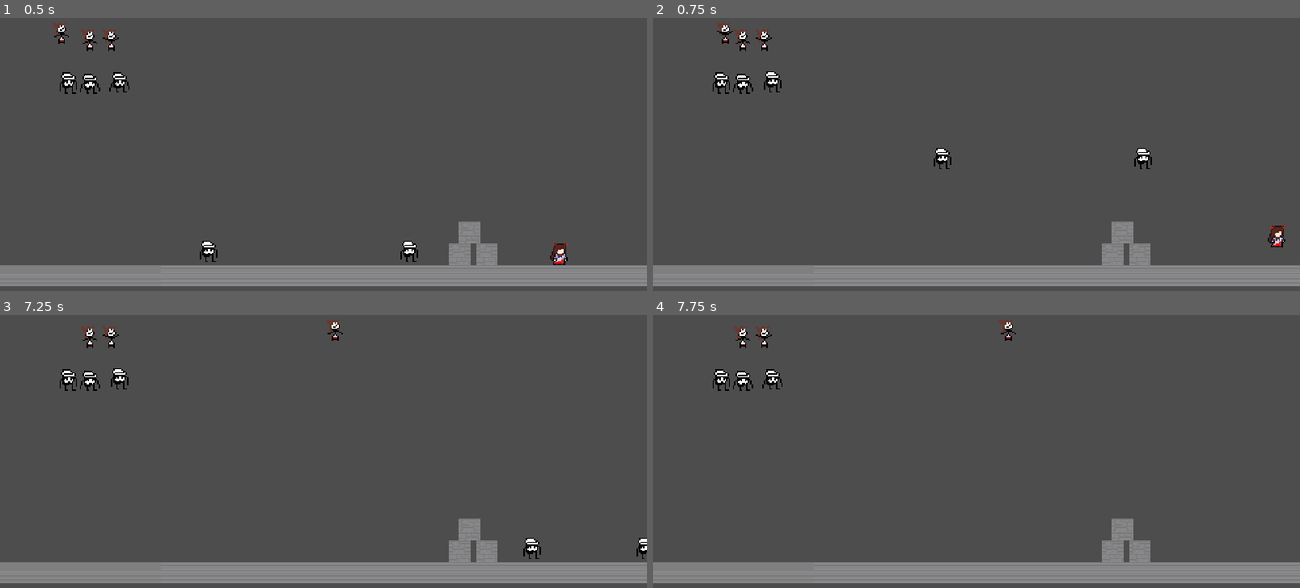
Above: before the commit, frames 1-4 (two rows, left to right).
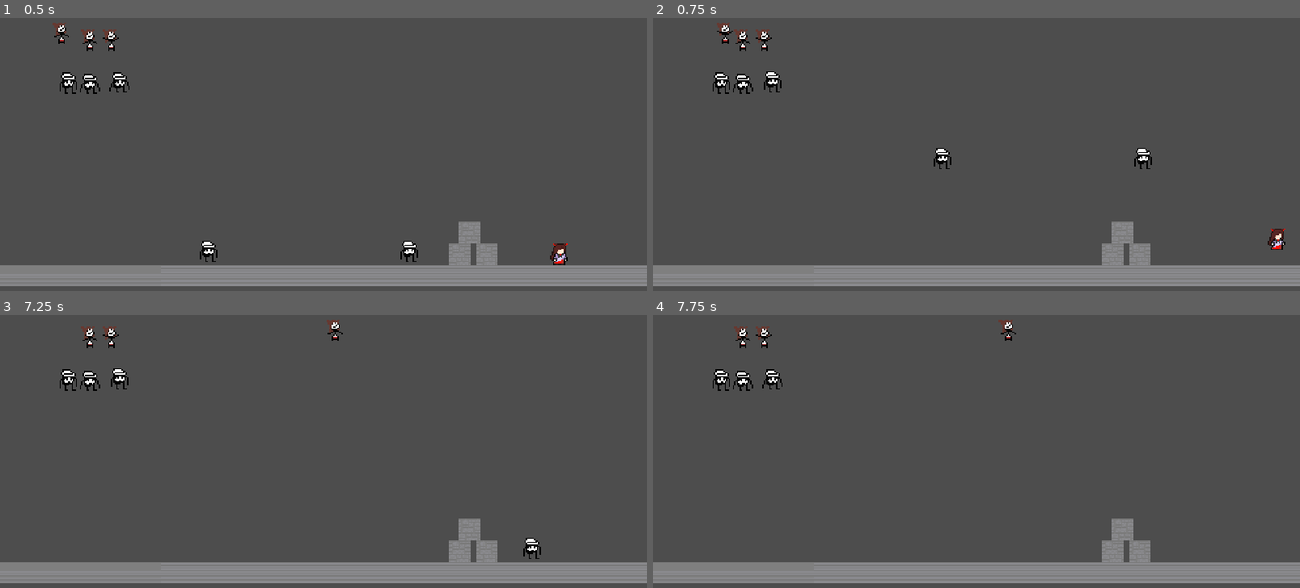
Above: after the commit, the same moments.

Repository: yumio7/KageBushinNoJutsu
Game: Godot game, scene res://Scenes/testlevel.tscn
The game is run twice, just before and just after one commit, with the same random seed, the same clock (stepped at 60 frames per second) and the same inputs. The project has no main scene, so this scene is started directly.
Inputs:
- Up to frame 1 (0.5 s): no input
- Up to frame 2 (0.75 s): tap Enter (ui_accept) at 0.5 s; hold Right (Right) from 0.53 s (still down); hold Z (Jump) from 0.53 s (still down); tap X (Ability) at 0.6 s
- Up to frame 3 (7.25 s): release Z (Jump) at 1.28 s; tap Z (Jump) at 1.35, 1.52, 1.82, 3.02, 3.32, 4.52, 4.82, 5.85, 6.02, 6.32 s; tap X (Ability) at 1.55, 2.1, 2.85, 4.35, 5.1, 6.05, 6.6 s; release Right (Right) at 2.03 s; hold Left (Left) 2.03-2.78 s; hold Z (Jump) 2.03-2.78 s; hold Right (Right) 2.78-4.28 s; hold Z (Jump) 3.53-4.28 s; hold Left (Left) 4.28-5.03 s; hold Right (Right) 5.03-5.78 s; hold Z (Jump) 5.03-5.78 s; hold Left (Left) from 5.78 s (still down); hold Z (Jump) from 6.53 s (still down)
- Up to frame 4 (7.75 s): release Left (Left) at 7.28 s; release Z (Jump) at 7.28 s; hold Right (Right) from 7.28 s (still down); tap X (Ability) at 7.35 s; tap Z (Jump) at 7.52 s

Frame 1 is identical in both runs. In frame 2, 0.2% of the frame differs, in the area x 95-98%, y 76-85%; in frame 3, less than 0.1%; in frame 4, nothing differs.

Commit message:
Kagerou movement mostly complete
- Coyote time
- Jump Buffering
- Varied jump height depending on how long the player inputs

Diff:
--- a/Scenes/Entities/kagerou.gd
+++ b/Scenes/Entities/kagerou.gd
@@ -7,7 +7,7 @@
 # Constants. Assigned values cannot be changed
 const walkSpeed: float = 50.0			# Base walking Movement speed
 const walkSpeedMax: float = 200.0		# Maximum walking movement speed. Kagerou cannot move faster than this when walking.
-const jumpVelocity: float = -200.0		# Jump velocity. It is negative because in Godot up is negative y.
+const jumpVelocity: float = -175.0		# Jump velocity. It is negative because in Godot up is negative y.
 const fallSpeedMax: float = 250.0		# Maximum fall velocity. Kagerou cannot fall faster than this.
 const dashVelocity: float = 300.0		# Dash velocity.
 # Get the gravity from the project settings to be synced with RigidBody nodes.
@@ -16,6 +16,7 @@
 enum state {Idle = 0, Walk = 1, Jump = 2, Fall = 3, Ability = 4}	# Define enum for every state
 var currentState: int = state.Idle									# Tracks the current state. By default, it is set to idle.
 var walkDirection = 0												# Keep track of whether controls for walking are being held down
+var previousFloorState = false										# Tracks the previous grounded state of player. Used for Coyote Time
 
 # Runs once when the character is instantiated
 func _ready() -> void:
@@ -44,14 +45,29 @@
 			velocity.x += walkDirection * walkSpeed
 		else:
 			velocity.x = move_toward(velocity.x, 0, walkSpeed)
+
+		# Determine if the player can jump with this variable
+		var canJump = false
+		# Determine if coyote time is allowed by comparing previous floor state with current ground state
+		if !is_on_floor() and previousFloorState == true: $Timers/JumpCoyoteTime.start()
+		previousFloorState = is_on_floor() # Update the previous floor state after check
+
 		# Check if player is inputting jump. Depending on how long they input, their jump height will change
-		if Input.is_action_just_pressed("Jump") and is_on_floor():
+		if Input.is_action_just_pressed("Jump") and is_on_floor(): canJump = true
+		# Jump buffer timer starts when player jumps but is not on floor
+		elif Input.is_action_just_pressed("Jump") and !is_on_floor() and $Timers/JumpCoyoteTime.time_left == 0: $Timers/JumpBuffer.start()
+		# If jump buffer timer is on and player lands, they jump
+		elif Input.is_action_pressed("Jump") and is_on_floor() and $Timers/JumpBuffer.time_left > 0: canJump = true
+		# If coyote time is on and player jumps, they jump
+		elif Input.is_action_just_pressed("Jump") and !is_on_floor() and $Timers/JumpCoyoteTime.time_left > 0: canJump = true
+		# Depending on length of input, jump height increases
+		elif Input.is_action_pressed("Jump") and !is_on_floor() and $Timers/JumpHeightTimer.time_left > 0: velocity.y = jumpVelocity
+		# Edge case in case the player releases&inputs again when JumpHeightTimer is on.
+		elif Input.is_action_just_released("Jump"): $Timers/JumpHeightTimer.stop()
+
+		if canJump == true:
 			$Timers/JumpHeightTimer.start()
 			velocity.y = jumpVelocity
-		elif Input.is_action_pressed("Jump") and !is_on_floor() and $Timers/JumpHeightTimer.time_left > 0:
-			velocity.y = jumpVelocity
-		elif Input.is_action_just_released("Jump"):
-			$Timers/JumpHeightTimer.stop() # Edge case in case the player inputs fast enough to jump again
 
 		# Dictate state depending on the physics of the character.
 		if is_on_floor() and velocity.x == 0:
--- a/Scenes/Entities/kagerou.tscn
+++ b/Scenes/Entities/kagerou.tscn
@@ -87,7 +87,7 @@
 one_shot = true
 
 [node name="JumpCoyoteTime" type="Timer" parent="Timers"]
-wait_time = 0.1
+wait_time = 0.075
 one_shot = true
 
 [node name="DashDuration" type="Timer" parent="Timers"]
